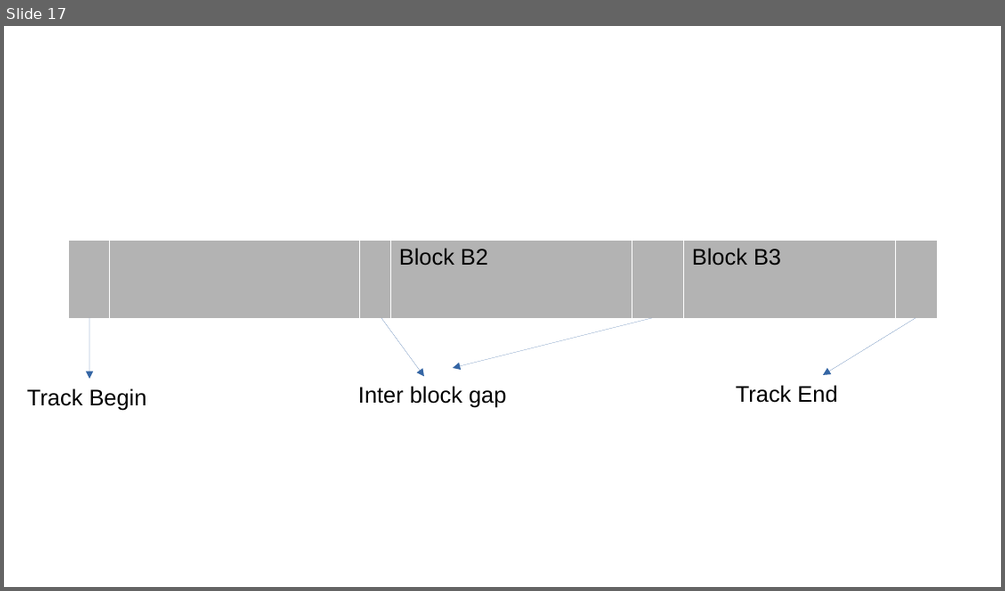
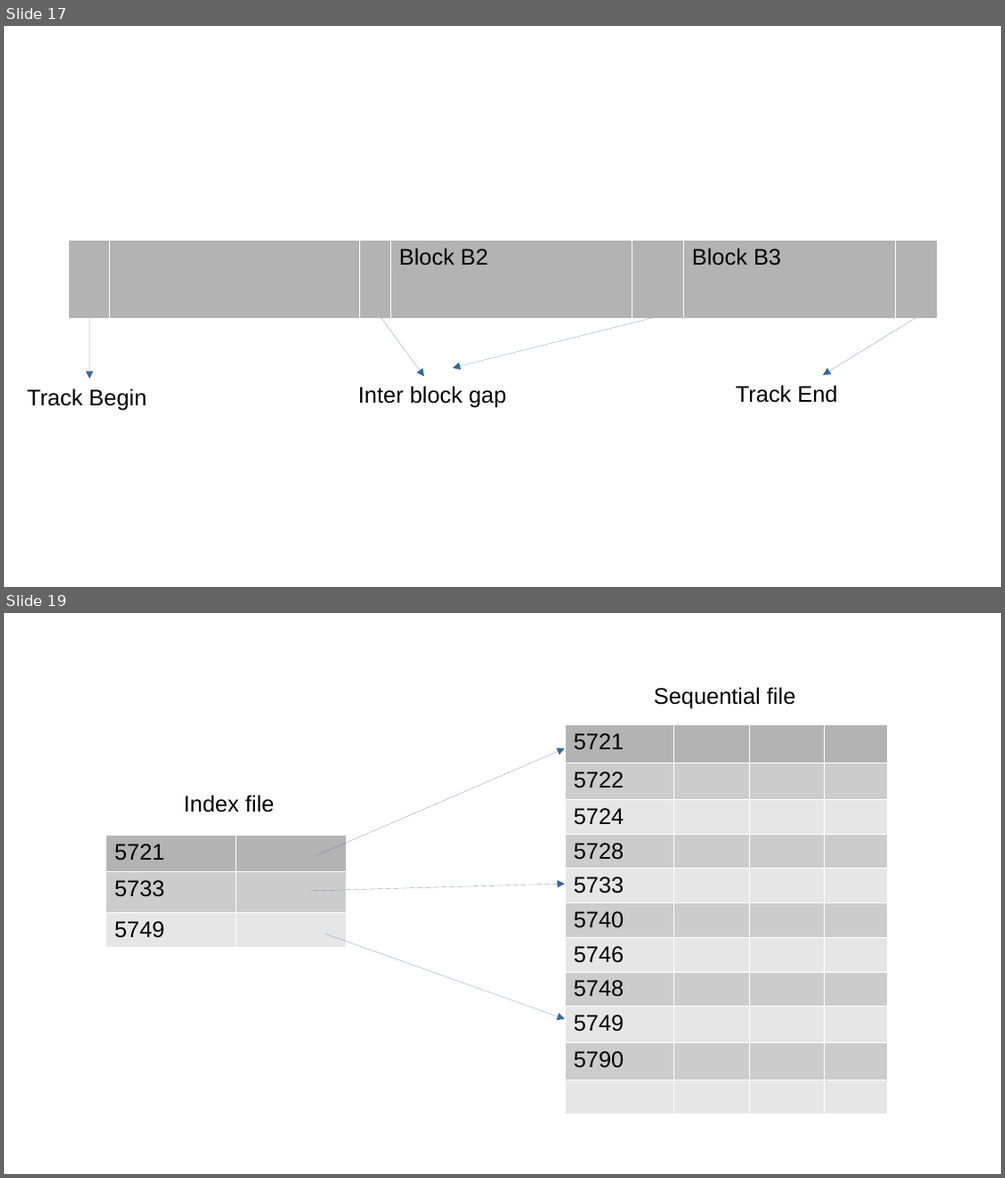
Before and after one commit to rajkumarananthu/workspace, a slide deck: GATE/images/gate_images.pptx. Shown one above the other, each under a label of ours: slide 17 before the commit, slides 17 and 19 after it; the slides between them are not shown. The pictures are 1005x591 and 1005x1178 pixels, drawn with LibreOffice and Linux fonts; fonts in the diff are those of the drawing. Boxes give left, top, right and bottom in pixels: in the first picture for what was removed or moved away, otherwise in the second. Text is boxed around its words. In the diff, an @@ line names an element or a change of style, - is before the commit and + after.

```diff
--- a/GATE/images/gate_images.pptx
+++ b/GATE/images/gate_images.pptx
@@ slide 19 added at bbox=[4, 613, 1001, 1174], background #FFFFFF @@
@@ text added at bbox=[654, 687, 795, 708], 18 pt, text #000000 @@
+Sequential file
@@ table added at bbox=[565, 724, 888, 1174], 11 rows, 4 columns @@
+5721 |  |  | 
+5722 |  |  | 
+5724 |  |  | 
+5728 |  |  | 
+5733 |  |  | 
+5740 |  |  | 
+5746 |  |  | 
+5748 |  |  | 
+5749 |  |  | 
+5790 |  |  | 
+ |  |  | 
@@ arrow added from (317, 855) to (565, 748), #3465A4 0.75 pt @@
@@ text added at bbox=[184, 795, 274, 812], 18 pt, text #000000 @@
+Index file
@@ table added at bbox=[105, 835, 345, 1048], 3 rows, 2 columns @@
+5721 | 
+5733 | 
+5749 | 
@@ arrow added from (311, 891) to (565, 884), #3465A4 0.75 pt @@
@@ arrow added from (324, 933) to (565, 1019), #3465A4 0.75 pt @@
```
Also in this commit, not shown: 2 slides changed, 1 slide removed, 2 other files.
